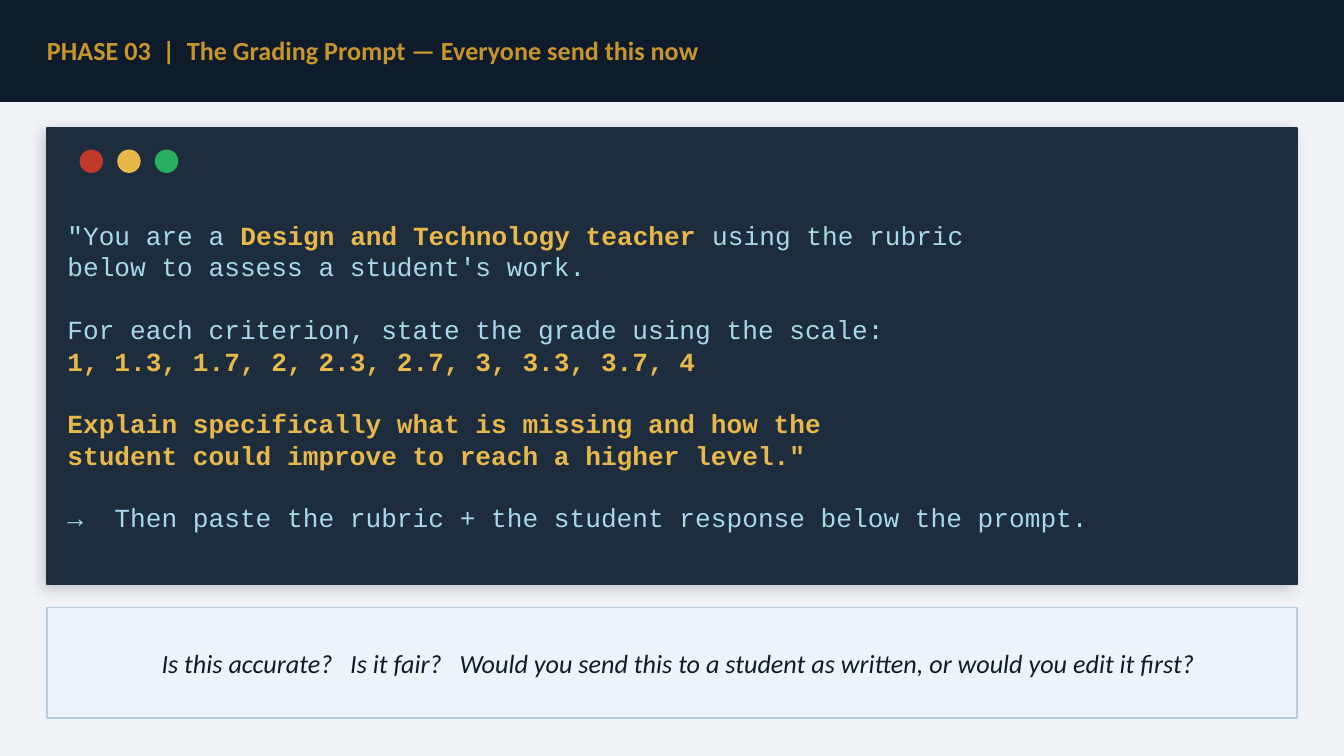
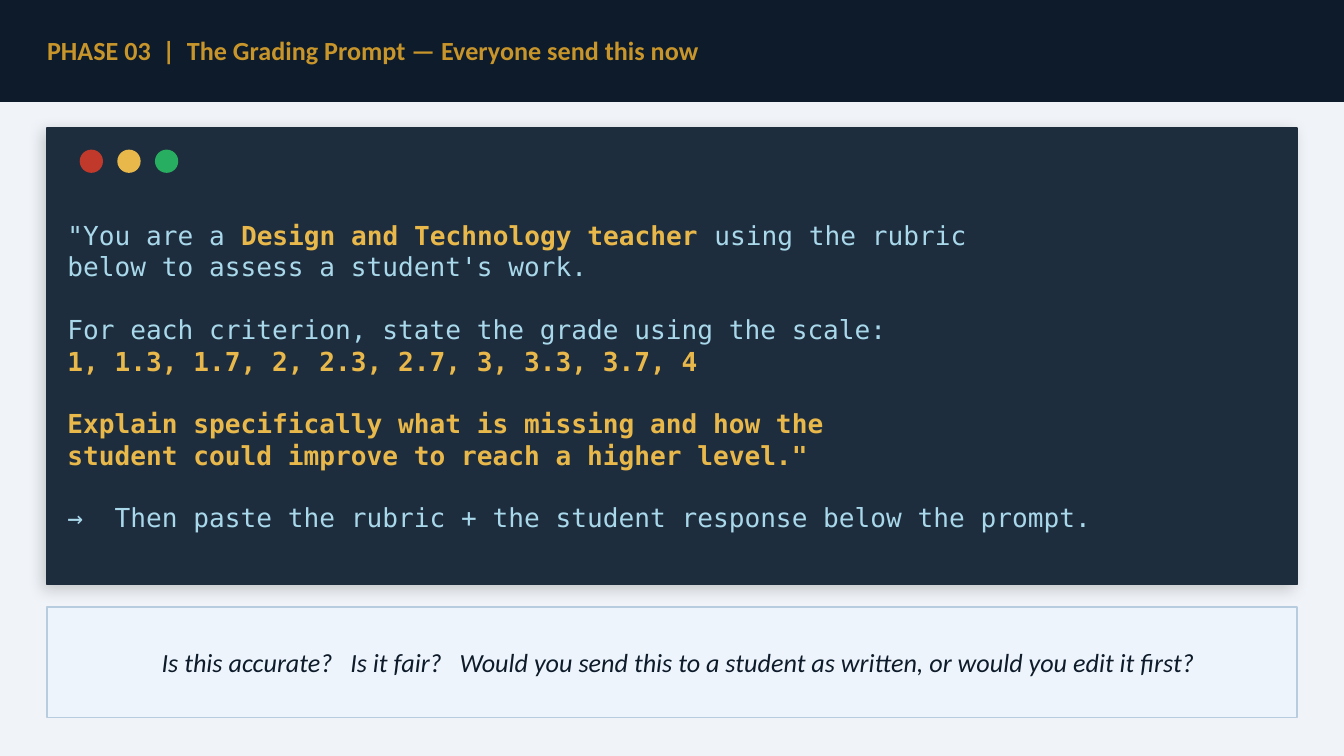
Before and after one commit to WorkWebsitesMixed/AI_STEM_Classroom, a slide deck: slide 11 of workshop_slides.pptx. Drawn at 1344x756 pixels with LibreOffice and Linux fonts; fonts in the diff are those of the drawing. Boxes give left, top, right and bottom in pixels: in the first picture for what was removed or moved away, otherwise in the second. Text is boxed around its words. In the diff, an @@ line names an element or a change of style, - is before the commit and + after.

```diff
--- a/workshop_slides.pptx
+++ b/workshop_slides.pptx
@@ text at (x1=67, y1=224, x2=1091, y2=533): text changed; font Courier New to DejaVu Sans Mono @@
-"You are a Design and Technology teacher using the rubric
-below to assess a student's work.
-For each criterion, state the grade using the scale:
-1, 1.3, 1.7, 2, 2.3, 2.7, 3, 3.3, 3.7, 4
-Explain specifically what is missing and how the
-student could improve to reach a higher level."
-→ Then paste the rubric + the student response below the prompt.
+"You are a Design and Technology teacher using the rubric
+below to assess a student's work.
+For each criterion, state the grade using the scale:
+1, 1.3, 1.7, 2, 2.3, 2.7, 3, 3.3, 3.7, 4
+Explain specifically what is missing and how the
+student could improve to reach a higher level."
+→ Then paste the rubric + the student response below the prompt.
```
Also in this commit, not shown: 4 other slides changed, 2 other files.
